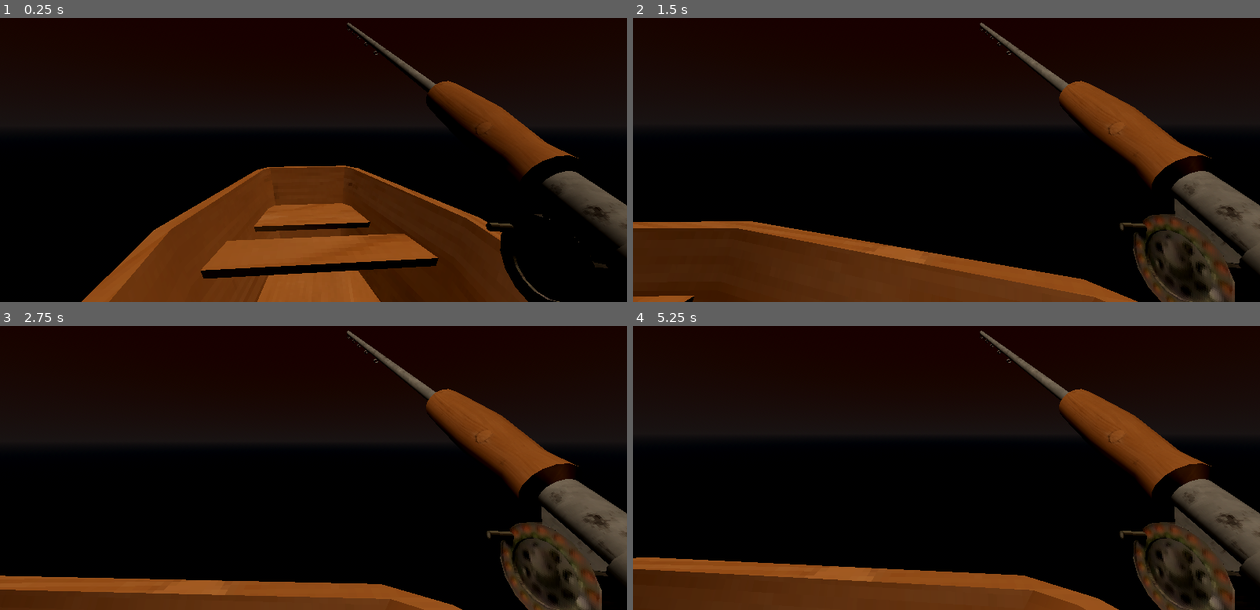
Above: before the commit, frames 1-4 (two rows, left to right).
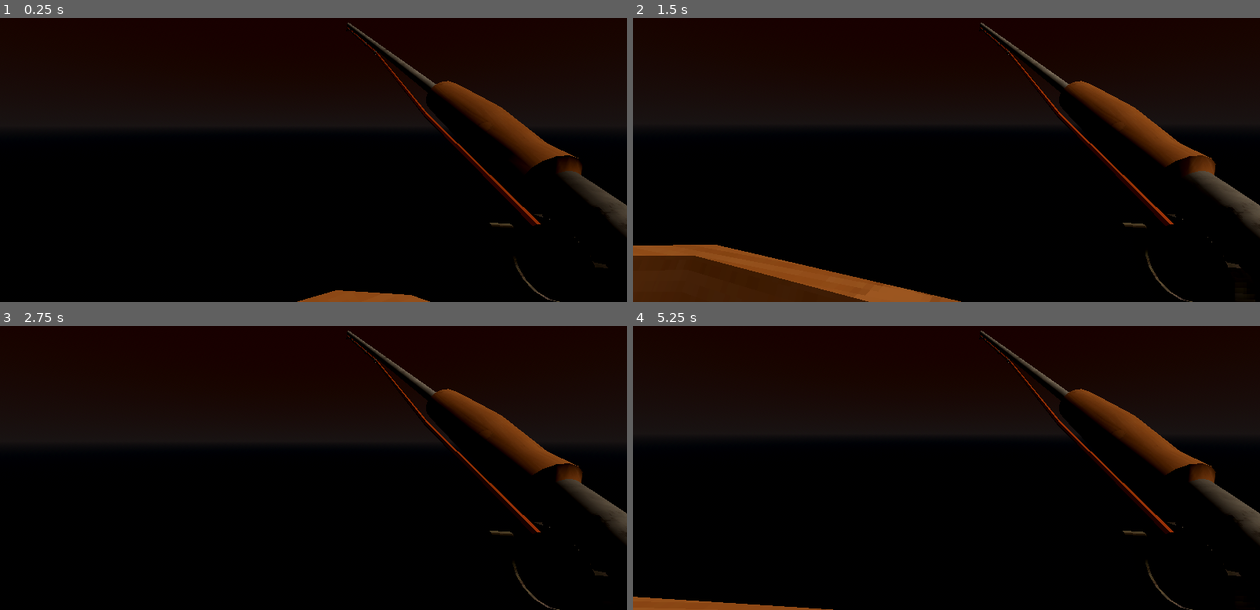
Above: after the commit, the same moments.

Repository: LukaRizzi/godot-jam-criaturas
Game: Godot game, scene res://World.tscn
Same seed, same stepped clock (60 frames per second), same inputs: the game is played once before the commit and once after it.
Inputs (mouse positions are in pixels of both pictures, inside the frame that each line leads up to):
- Up to frame 1 (0.25 s): no input
- Up to frame 2 (1.5 s): tap Enter at 0.5 s; move the mouse to (977, 123) at 0.52 s; tap Space at 1.25 s; move the mouse to (915, 125) at 1.27 s
- Up to frame 3 (2.75 s): tap Enter at 2 s; move the mouse to (326, 428) at 2.02 s
- Up to frame 4 (5.25 s): tap Space at 2.75, 4.25 s; move the mouse to (940, 439) at 2.77 s; tap Enter at 3.5 s; move the mouse to (990, 436) at 3.52 s; move the mouse to (896, 428) at 4.27 s; move the mouse to (952, 433) at 5.02 s

The runs differ from the first frame. In frame 1, 26% of the frame differs, in the area x 13-100%, y 1-100%; in frame 2, 21%; in frame 3, 16%; in frame 4, 20%.

Commit message:
Fishing Road + Boat

Diff:
--- a/World.tscn
+++ b/World.tscn
@@ -28,21 +28,17 @@
 environment = SubResource("Environment_bcbcq")
 
 [node name="DirectionalLight3D" type="DirectionalLight3D" parent="."]
-transform = Transform3D(-0.567897, 0.778246, -0.268002, -0.0518573, 0.291126, 0.955278, 0.821464, 0.556398, -0.124972, 0.43452, 8.45118, -0.194522)
+transform = Transform3D(-0.446993, 0.764327, 0.46476, 0.354111, -0.325922, 0.876573, 0.821464, 0.556398, -0.124972, 0.43452, 8.45118, -0.194522)
 light_color = Color(0.979857, 0.859848, 0.731772, 1)
 light_energy = 1.496
 sky_mode = 1
-
-[node name="SpotLight3D" type="SpotLight3D" parent="."]
-transform = Transform3D(-0.367895, -0.635539, 0.678781, 0.144339, 0.682097, 0.716875, -0.918597, 0.361709, -0.159207, -7.51927, -0.347662, 0.806644)
-spot_range = 17.2848
 
 [node name="Boat" parent="." instance=ExtResource("2_2dftf")]
 transform = Transform3D(-0.0291533, 0, 1.29967, 0, 1.3, 0, -1.29967, 0, -0.0291533, -8.02304, -5.06478, -0.258812)
 
 [node name="Camera3D" type="Camera3D" parent="."]
-transform = Transform3D(0.0635218, 0, 0.99798, 0, 1, 0, -0.99798, 0, 0.0635218, -2.3957, 1.18776, 0.44856)
+transform = Transform3D(0.880146, 0, -0.474703, 0, 1, 0, 0.474703, 0, 0.880146, -2.81744, 1.18776, -0.61234)
 script = ExtResource("2_bcbcq")
 
 [node name="FishingRod" parent="Camera3D" instance=ExtResource("1_c6gwx")]
-transform = Transform3D(0.112806, -0.0194364, -0.993427, 0.862922, 0.497571, 0.0882518, 0.492585, -0.867206, 0.0729011, 2.61335, -1.18776, -1.45687)
+transform = Transform3D(0.112806, -0.0194365, -0.993427, 0.862922, 0.497571, 0.0882518, 0.492585, -0.867206, 0.0729011, 2.61335, -1.18776, -1.45687)
Binary file changed: FishingRod.glb
Not shown, changed: Boat.blend
Not shown, added: Boat.blend1
Not shown, changed: FishingRod.blend
Not shown, changed: FishingRod.blend1
